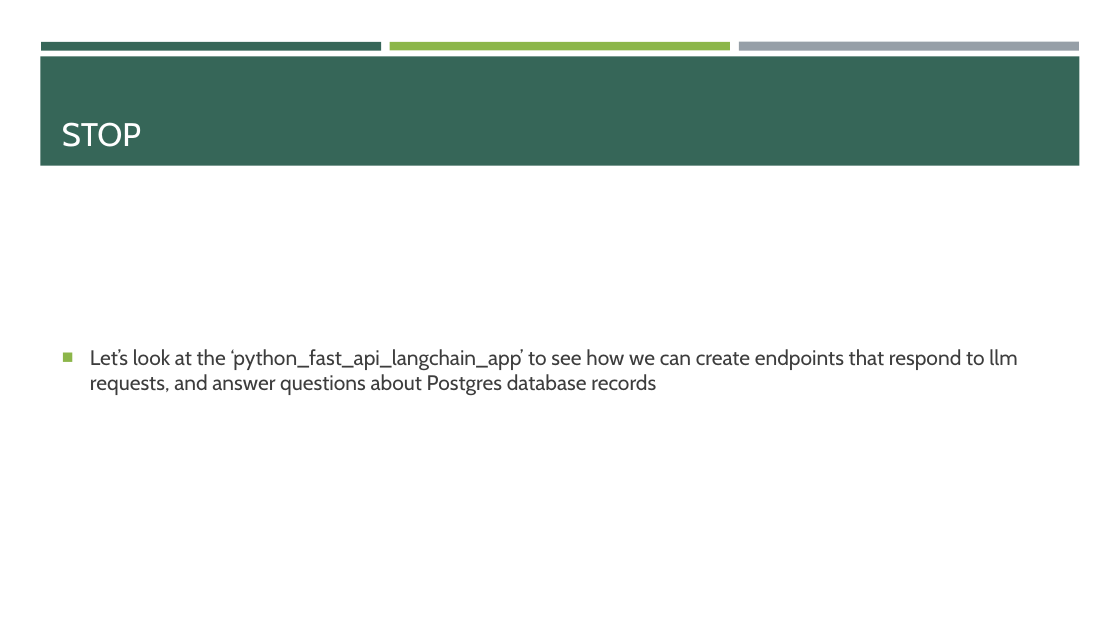
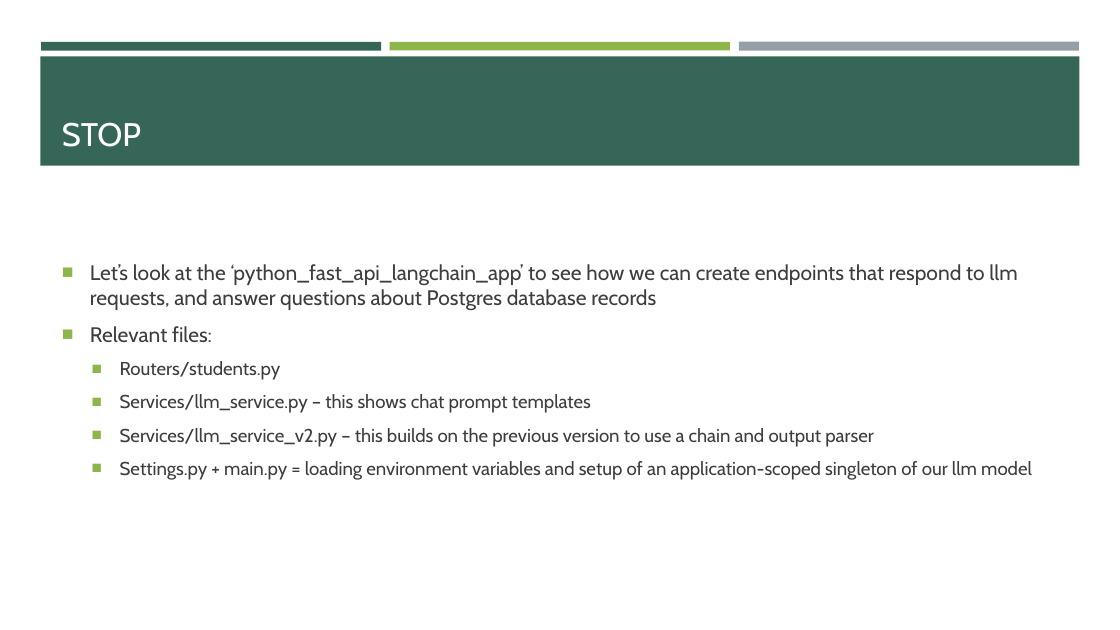
Before and after one commit to e-m-wilson/java-fs, a slide deck: slide 12 of Week_11/langchain.pptx (slide 7 before the commit). Drawn at 1120x630 pixels with LibreOffice and Linux fonts; fonts in the diff are those of the drawing. Boxes give left, top, right and bottom in pixels: in the first picture for what was removed or moved away, otherwise in the second. Text is boxed around its words. In the diff, an @@ line names an element or a change of style, - is before the commit and + after.

```diff
--- a/Week_11/langchain.pptx
+++ b/Week_11/langchain.pptx
@@ text at [90,326,1032,480]: paragraphs added @@
+■ Relevant files:
+  ■ Routers/students.py
+  ■ Services/llm_service.py – this shows chat prompt templates
+  ■ Services/llm_service_v2.py – this builds on the previous version to use a chain and output parser
+  ■ Settings.py + main.py = loading environment variables and setup of an application-scoped singleton of our llm model
```
Also in this commit, not shown: 12 slides added, 18 other files.
